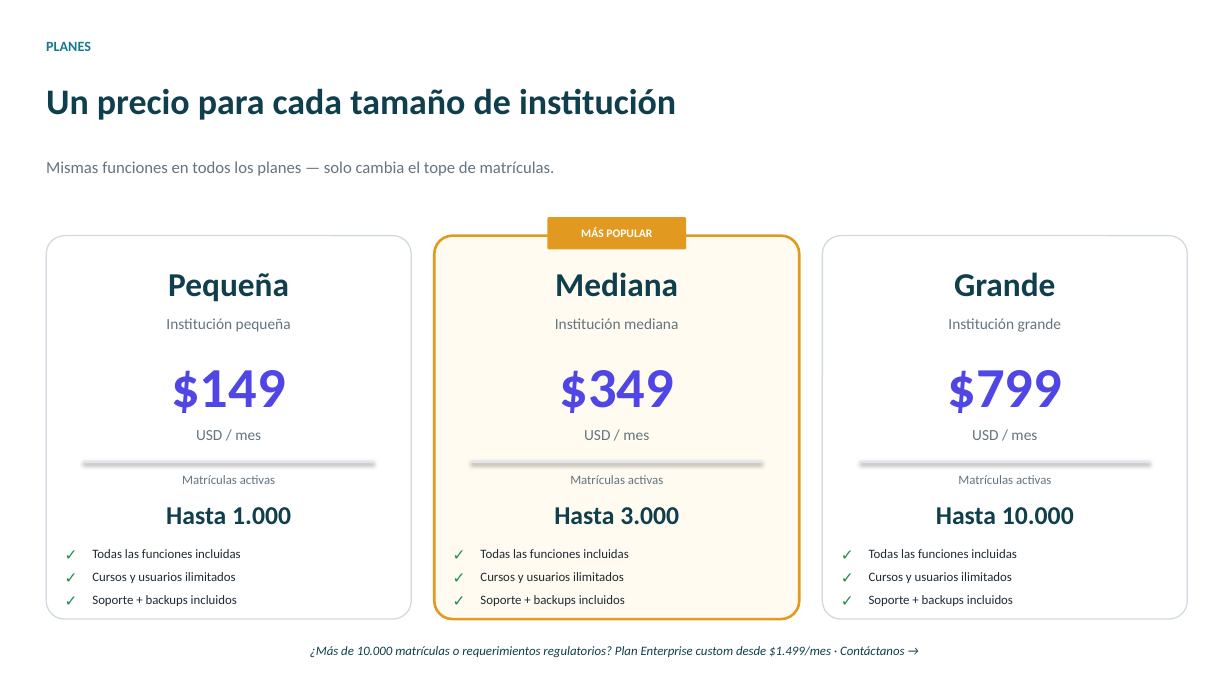
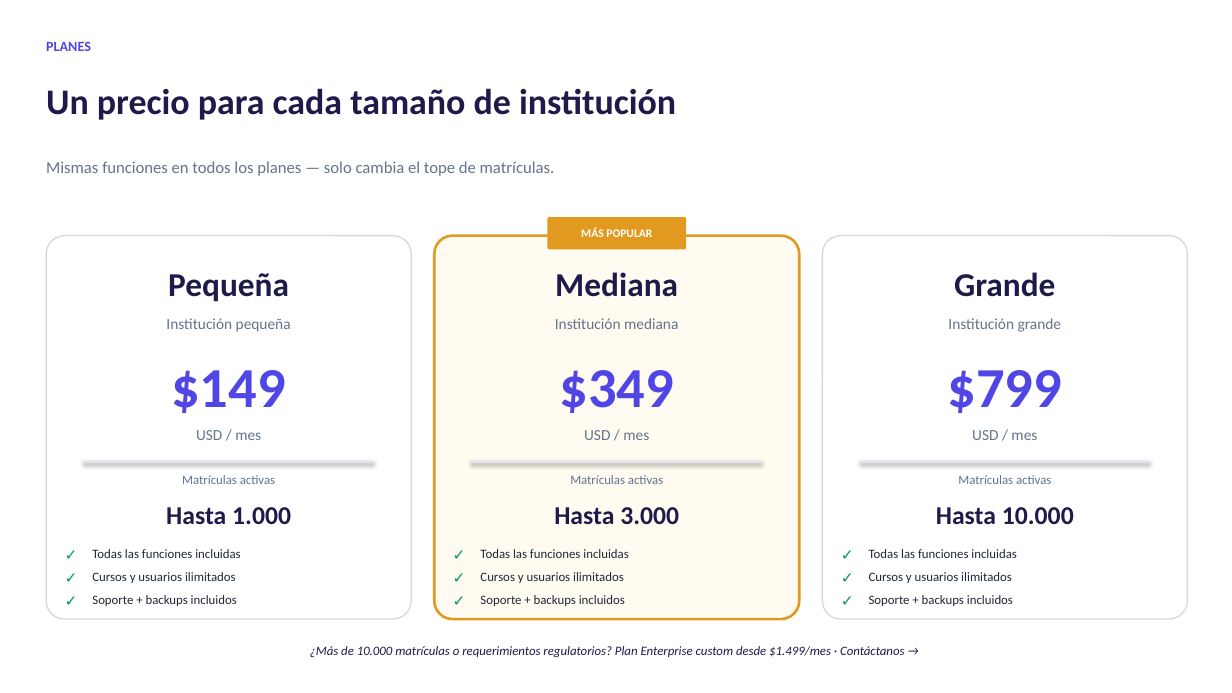
Before and after one commit to AndresDFX/examlab, a slide deck: slide 4 of docs/demos/presentacion/ExamLab-Presentacion-Comercial-v3.pptx. Drawn at 1232x693 pixels with LibreOffice and Linux fonts; fonts in the diff are those of the drawing. Boxes give left, top, right and bottom in pixels: in the first picture for what was removed or moved away, otherwise in the second. Text is boxed around its words. In the diff, an @@ line names an element or a change of style, - is before the commit and + after.

```diff
--- a/docs/demos/presentacion/ExamLab-Presentacion-Comercial-v3.pptx
+++ b/docs/demos/presentacion/ExamLab-Presentacion-Comercial-v3.pptx
@@ text "PLANES" at <box>46,42,91,51</box>: text colour #147A8C to #4F46E5 @@
@@ text colour #1F8F4F to #059669 in 9 elements at <box>65,545,92,568</box>, <box>65,568,92,592</box>, <box>65,592,92,615</box>, <box>453,545,481,568</box>, <box>453,568,481,592</box>, <box>453,592,481,615</box>, <box>841,545,869,568</box>, <box>841,568,869,592</box>, <box>841,592,869,615</box> @@
@@ text colour #0F3E4C to #1E1B4B in 8 elements at <box>46,88,676,120</box>, <box>168,273,289,302</box>, <box>166,507,291,524</box>, <box>555,272,678,297</box>, <box>554,507,679,524</box>, <box>954,272,1055,297</box>, <box>936,507,1074,524</box>, <box>310,646,905,657</box> @@
```
Also in this commit, not shown: 10 other slides changed, 17 other files.
